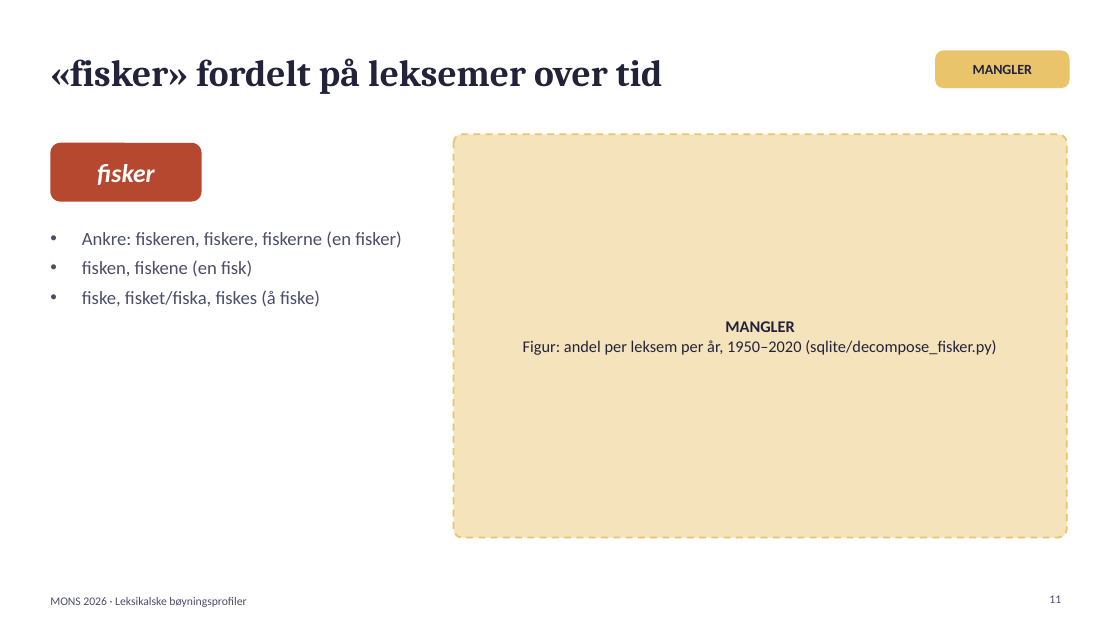
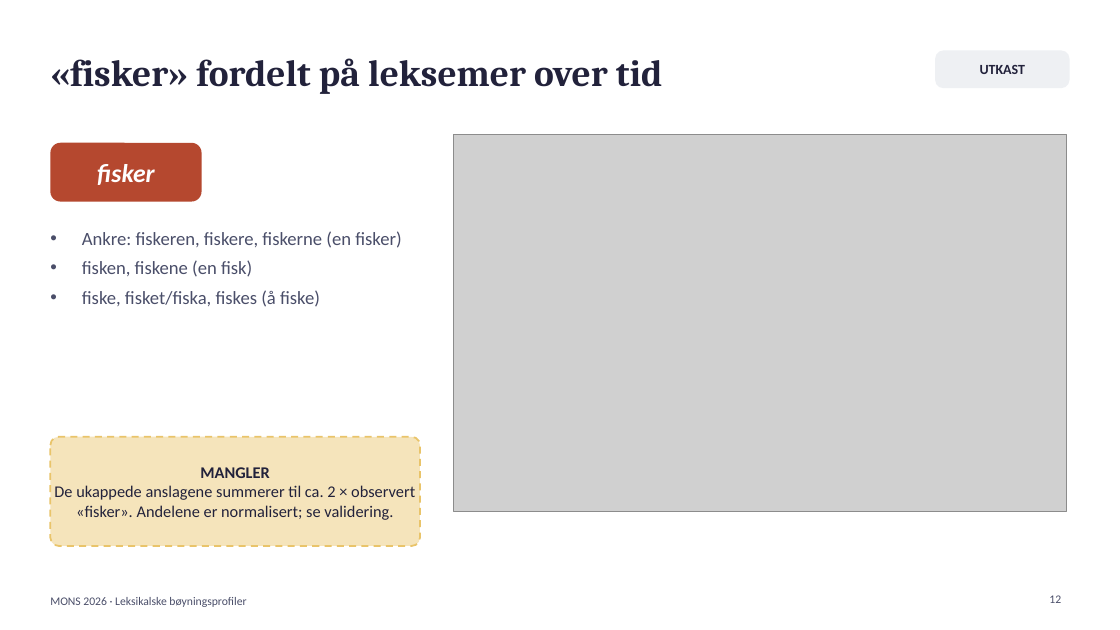
Before and after one commit to Yoonsen/B-yning, a slide deck: slide 12 of tekst/mons_presentasjon.pptx (slide 11 before the commit). Drawn at 1120x630 pixels with LibreOffice and Linux fonts; fonts in the diff are those of the drawing; grey boxes stand for pictures. Boxes give left, top, right and bottom in pixels: in the first picture for what was removed or moved away, otherwise in the second. Text is boxed around its words. In the diff, an @@ line names an element or a change of style, - is before the commit and + after.

```diff
--- a/tekst/mons_presentasjon.pptx
+++ b/tekst/mons_presentasjon.pptx
@@ rounded rectangle "UTKAST" at (x1=935, y1=50, x2=1070, y2=88): fill #E9C46A to #EEF0F3 @@
@@ text in rounded rectangle at (x1=980, y1=65, x2=1026, y2=74): text changed @@
-MANGLER
+UTKAST
@@ rounded rectangle removed at (x1=454, y1=134, x2=1067, y2=538) @@
-MANGLER
-Figur: andel per leksem per år, 1950–2020 (sqlite/decompose_fisker.py)
@@ picture added at (x1=454, y1=134, x2=1067, y2=512) @@
@@ rounded rectangle added at (x1=50, y1=437, x2=420, y2=546), fill #E9C46A at 45% opacity, outline #E9C46A 1.5 pt dashed, 14 pt, text #22223B @@
+MANGLER
+De ukappede anslagene summerer til ca. 2 × observert «fisker». Andelene er normalisert; se validering.
@@ page number at (x1=1049, y1=595, x2=1061, y2=603): text changed @@
-11
+12
```
Also in this commit, not shown: 5 other slides changed, 1 slide added, 8 other files.
